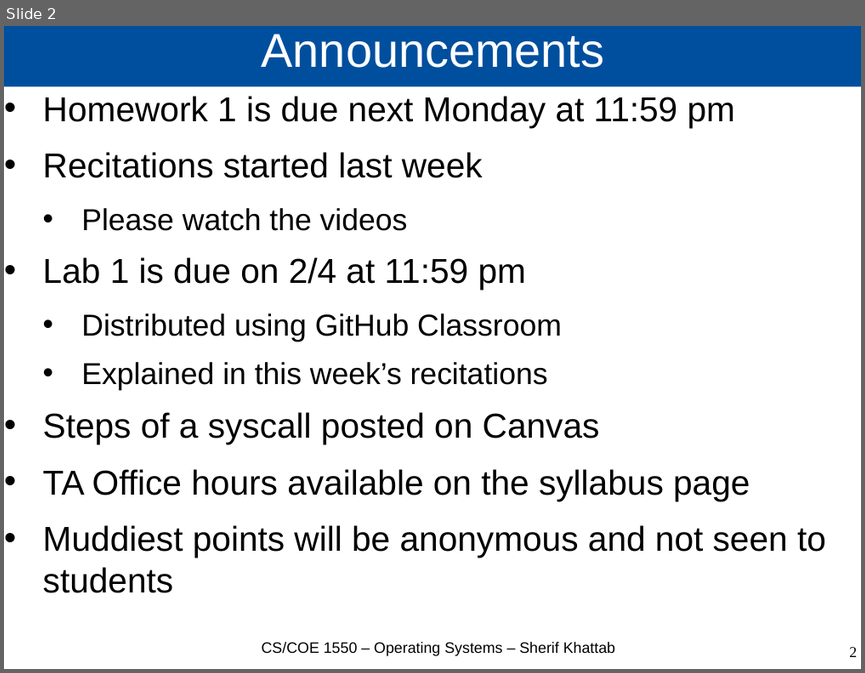
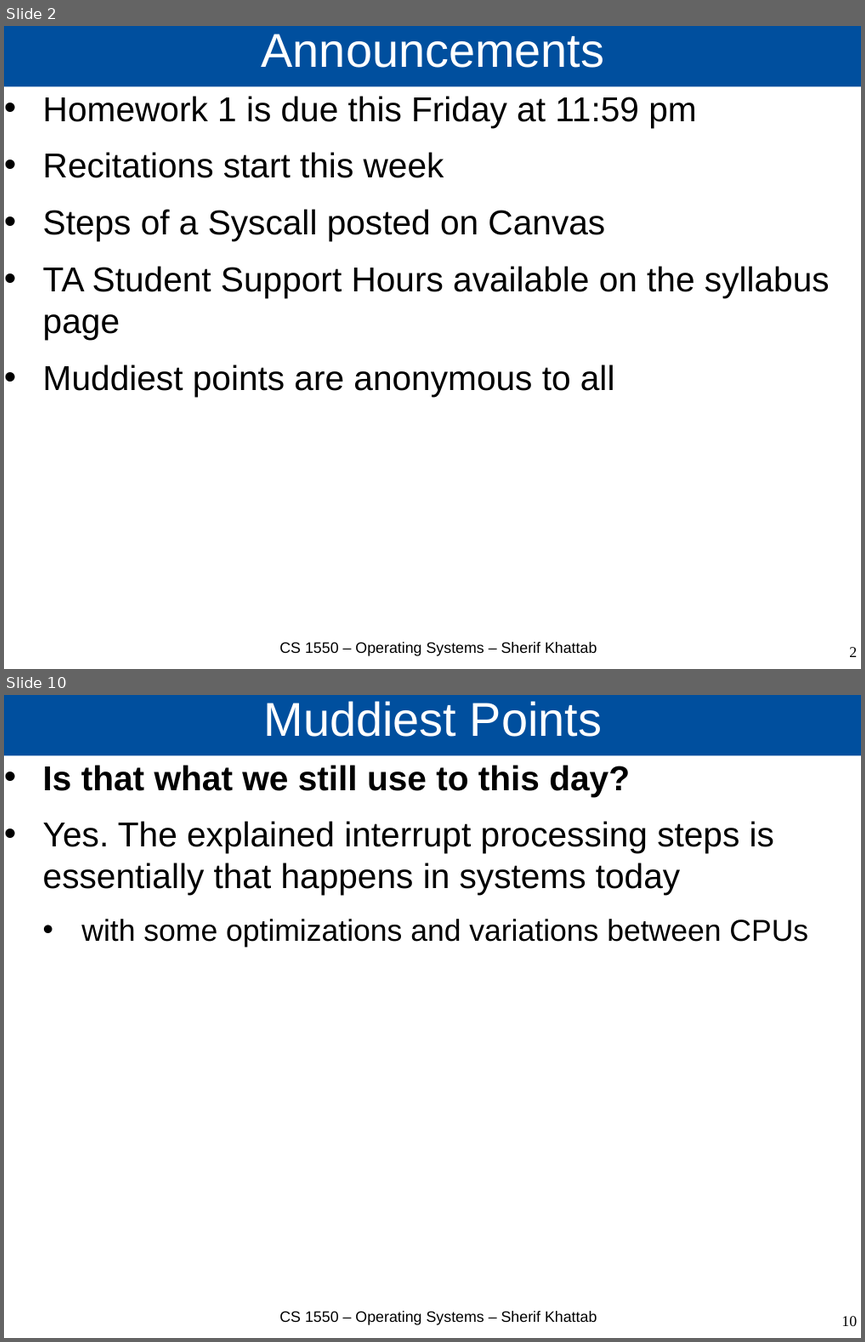
Before and after one commit to cs1550-2244/cs1550-code-handouts, a slide deck: DraftSlides/Lecture2.pptx. Shown one above the other, each under a label of ours: slide 2 before the commit, slides 2 and 10 after it; the slides between them are not shown. The pictures are 865x673 and 865x1342 pixels, drawn with LibreOffice and Linux fonts; fonts in the diff are those of the drawing. Boxes give left, top, right and bottom in pixels: in the first picture for what was removed or moved away, otherwise in the second. Text is boxed around its words. In the diff, an @@ line names an element or a change of style, - is before the commit and + after.

```diff
--- a/DraftSlides/Lecture2.pptx
+++ b/DraftSlides/Lecture2.pptx
@@ slide 10 added at <box>4,695,861,1338</box>, background #FFFFFF @@
@@ title added at <box>4,695,861,756</box>, fill #004F9E, 44 pt, text #FFFFFF @@
+Muddiest Points
@@ text added at <box>43,765,808,947</box>, 32 pt, text #000000 @@
+• Is that what we still use to this day?
+• Yes. The explained interrupt processing steps is essentially that happens in systems today
+  • with some optimizations and variations between CPUs
@@ text added at <box>279,1310,596,1325</box>, 14 pt, text #000000 @@
+CS 1550 – Operating Systems – Sherif Khattab
@@ page number added at <box>841,1315,857,1326</box>, 14 pt, text #000000 @@
+10
@@ slide 2 changed as well @@
@@ text at <box>43,96,829,397</box>: text changed @@
-• Homework 1 is due next Monday at 11:59 pm
-• Recitations started last week
-  • Please watch the videos
-• Lab 1 is due on 2/4 at 11:59 pm
-  • Distributed using GitHub Classroom
-  • Explained in this week’s recitations
-• Steps of a syscall posted on Canvas
-• TA Office hours available on the syllabus page
-• Muddiest points will be anonymous and not seen to students
+• Homework 1 is due this Friday at 11:59 pm
+• Recitations start this week
+• Steps of a Syscall posted on Canvas
+• TA Student Support Hours available on the syllabus page
+• Muddiest points are anonymous to all
@@ text at <box>279,641,596,656</box>: text changed @@
-CS/COE 1550 – Operating Systems – Sherif Khattab
+CS 1550 – Operating Systems – Sherif Khattab
```
Also in this commit, not shown: 17 other slides changed, 10 other slides added, 2 other files.
